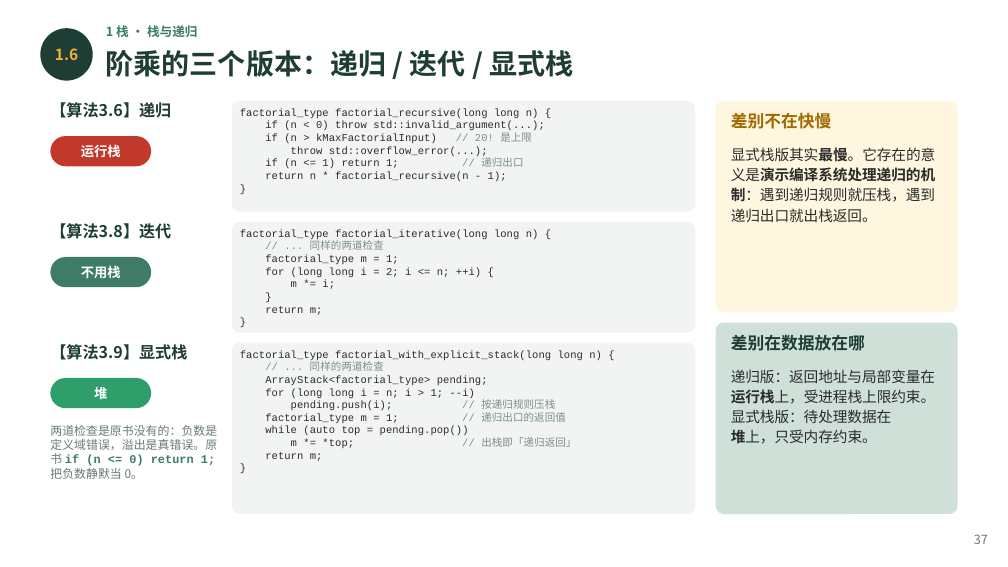
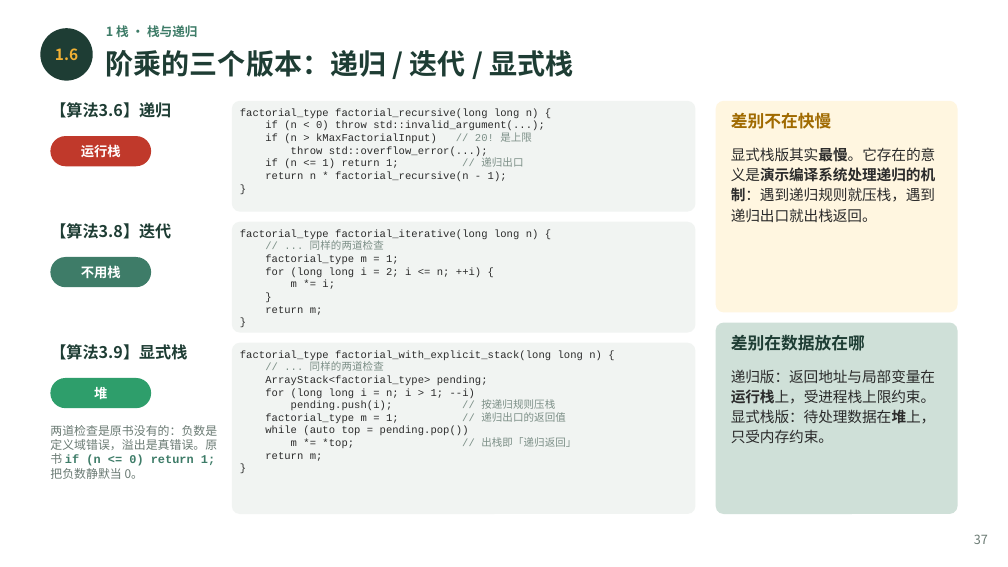
Before and after one commit to GMyhf/2026fall-cs201cq, a slide deck: slide 37 of courseware/202609_DSA_03_Stack_Queue.pptx. Drawn at 1008x567 pixels with LibreOffice and Linux fonts; fonts in the diff are those of the drawing. Boxes give left, top, right and bottom in pixels: in the first picture for what was removed or moved away, otherwise in the second. Text is boxed around its words. In the diff, an @@ line names an element or a change of style, - is before the commit and + after.

```diff
--- a/courseware/202609_DSA_03_Stack_Queue.pptx
+++ b/courseware/202609_DSA_03_Stack_Queue.pptx
@@ text at (731, 409, 936, 443): text changed @@
-显式栈版：待处理数据在
-堆上，只受内存约束。
+显式栈版：待处理数据在堆上，只受内存约束。
```
Also in this commit, not shown: 11 other slides changed.
